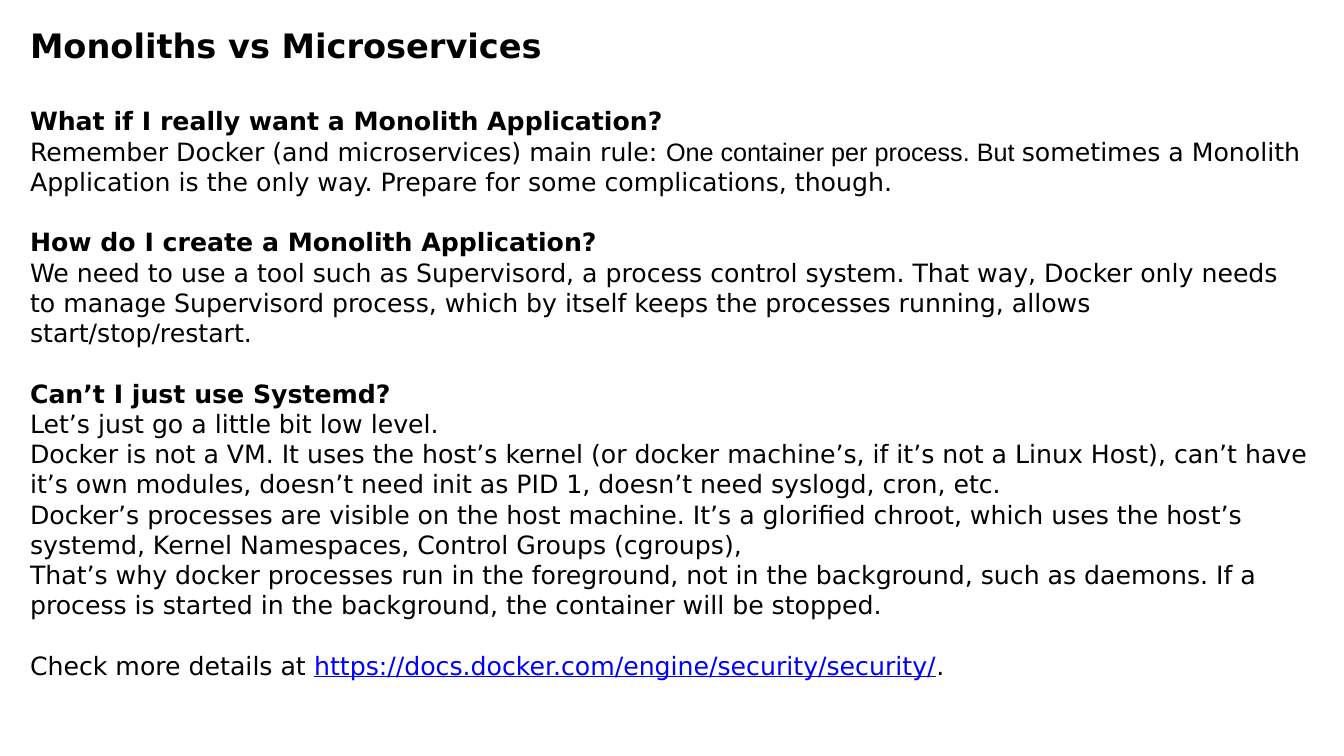
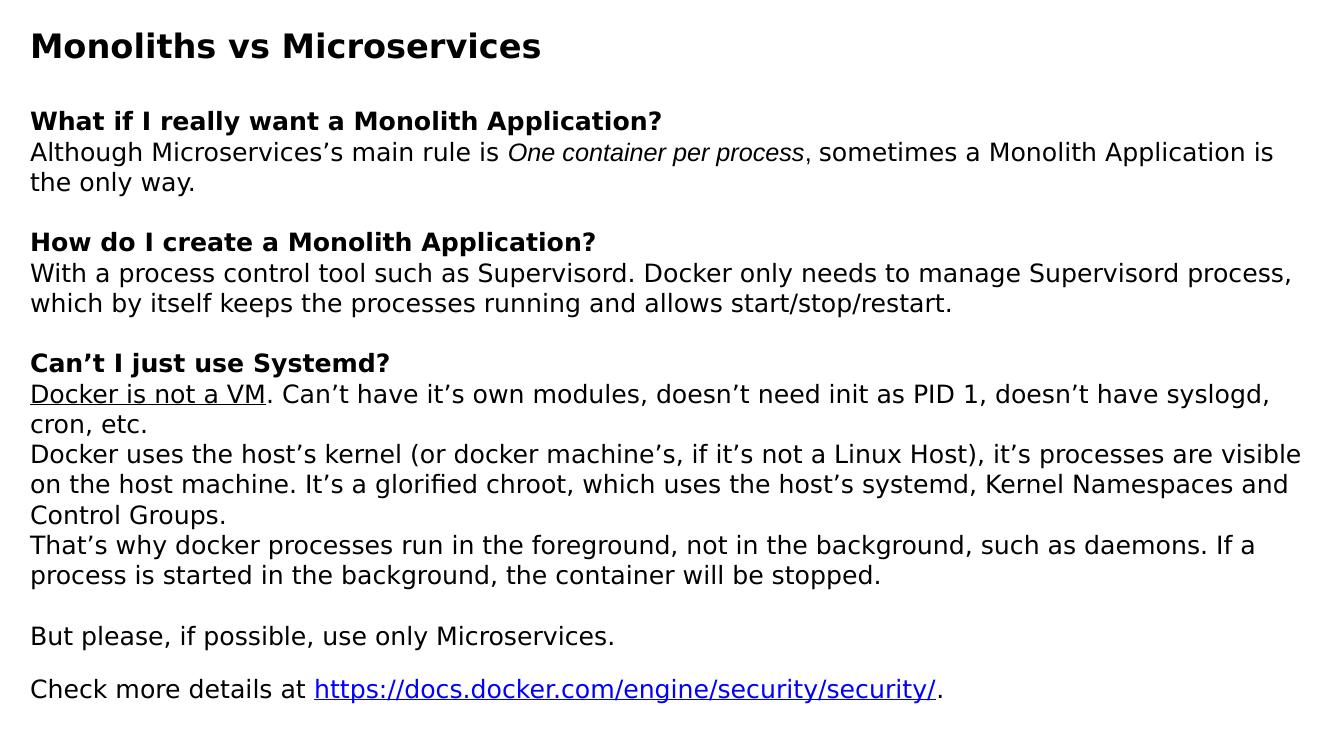
Before and after one commit to luisnabais-courses/course_docker, a slide deck: slide 6 of slides/02_intermediate_course_slides.pptx. Drawn at 1344x756 pixels with LibreOffice and Linux fonts; fonts in the diff are those of the drawing; background and template pictures are left out. Boxes give left, top, right and bottom in pixels: in the first picture for what was removed or moved away, otherwise in the second. Text is boxed around its words. In the diff, an @@ line names an element or a change of style, - is before the commit and + after.

Commit message:
- Updated slides - Moved basic website from class 1 to it's own folder in dockerfile section - created a basic docker compose file for reference of the process

```diff
--- a/slides/02_intermediate_course_slides.pptx
+++ b/slides/02_intermediate_course_slides.pptx
@@ text at (30,142,1274,197): text changed @@
-Remember Docker (and microservices) main rule: One container per process. But sometimes a Monolith Application is the only way. Prepare for some complications, though.
+Although Microservices’s main rule is One container per process, sometimes a Monolith Application is the only way.
@@ text at (30,263,1292,318): text changed @@
-We need to use a tool such as Supervisord, a process control system. That way, Docker only needs to manage Supervisord process, which by itself keeps the processes running, allows start/stop/restart.
+With a process control tool such as Supervisord. Docker only needs to manage Supervisord process, which by itself keeps the processes running and allows start/stop/restart.
@@ text at (30,384,1301,530): text changed @@
-Let’s just go a little bit low level.
-Docker is not a VM. It uses the host’s kernel (or docker machine’s, if it’s not a Linux Host), can’t have it’s own modules, doesn’t need init as PID 1, doesn’t need syslogd, cron, etc.
-Docker’s processes are visible on the host machine. It’s a glorified chroot, which uses the host’s systemd, Kernel Namespaces, Control Groups (cgroups),
+Docker is not a VM. Can’t have it’s own modules, doesn’t need init as PID 1, doesn’t have syslogd, cron, etc.
+Docker uses the host’s kernel (or docker machine’s, if it’s not a Linux Host), it’s processes are visible on the host machine. It’s a glorified chroot, which uses the host’s systemd, Kernel Namespaces and Control Groups.
@@ text at (30,626,615,651): paragraph added @@
+But please, if possible, use only Microservices.
```
Also in this commit, not shown: 14 other slides changed, 3 slides added, 1 slide removed, 5 other files.
